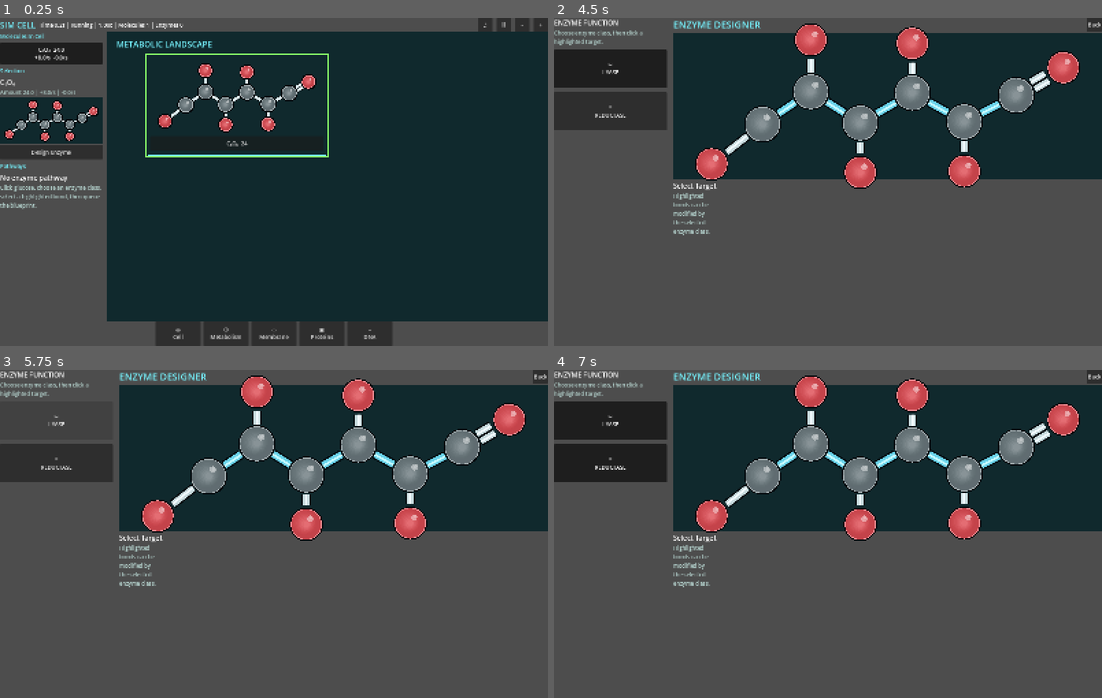
Above: before the commit, frames 1-4 (two rows, left to right).
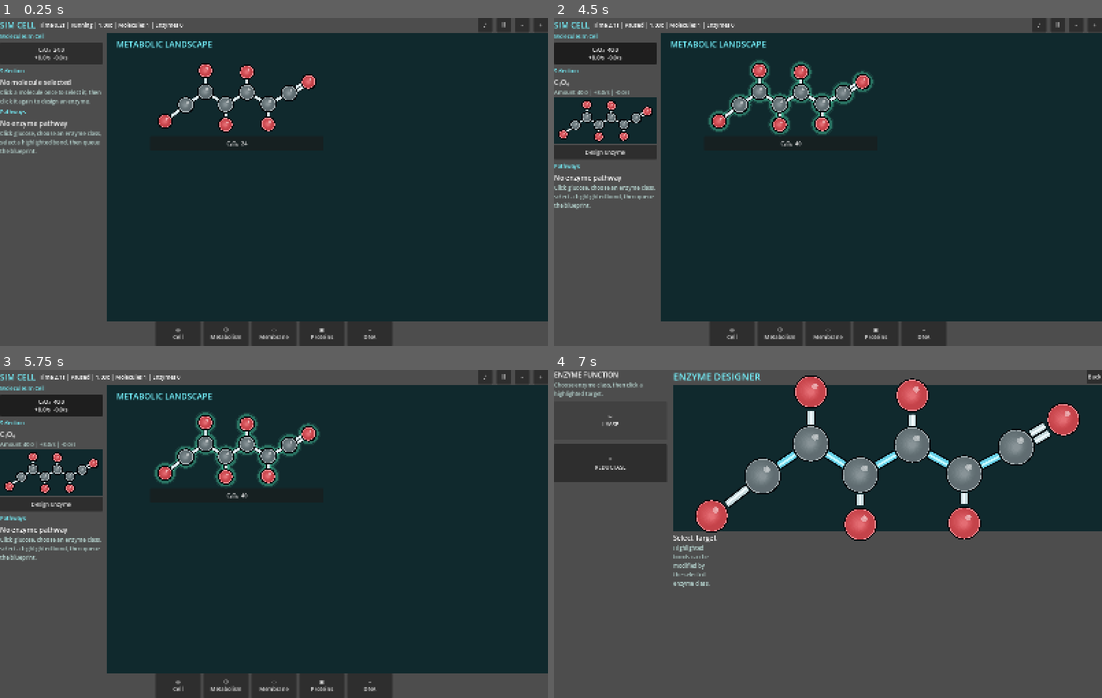
Above: after the commit, the same moments.

Repository: EliasEnglund/SimCell
Game: Godot game, scene res://scenes/main.tscn
The game is run twice, just before and just after one commit, with the same random seed, the same clock (stepped at 60 frames per second) and the same inputs.
Inputs (mouse positions are in pixels of both pictures, inside the frame that each line leads up to):
- Up to frame 1 (0.25 s): no input
- Up to frame 2 (4.5 s): click "♫" (after the commit: "♪") at 0.5 s; click "♪" (after the commit: "♫") at 1.25 s; click "Ⅱ" at 2 s; click "-" at 2.75 s; click "+" at 3.5 s; click "C₆O₆ 40.0 +8.0/s -0.0/s" at 4.25 s
- Up to frame 3 (5.75 s): click (54, 422) at 5 s, where only the run before the commit has a clickable "✂ LYASE"
- Up to frame 4 (7 s): click (608, 461) at 5.75 s, where only the run before the commit has a clickable "= REDUCTASE"; click "✂ LYASE" at 6.5 s

The runs differ from the first frame. In frame 1, 5.2% of the frame differs, in the area x 0-100%, y 2-59%; in frame 2, 56%, in the area x 0-100%, y 0-100%; in frame 3, 55%; in frame 4, 2.4%.

Commit message:
Refine metabolism selection UX

Diff:
--- a/scripts/core/simulation_state.gd
+++ b/scripts/core/simulation_state.gd
@@ -58,7 +58,7 @@
 	molecule_types[glucose_id] = glucose
 	molecule_amounts[glucose_id] = 24.0
 	molecule_rates[glucose_id] = {"production": GLUCOSE_IMPORT_PER_SECOND, "consumption": 0.0}
-	selected_molecule = glucose_id
+	selected_molecule = ""
 	emit_signal("event_logged", "New culture started with glucose import at 8 molecules/s.")
 	emit_signal("changed")
 
@@ -86,6 +86,10 @@
 	if not molecule_types.has(id):
 		return
 	selected_molecule = id
+	emit_signal("changed")
+
+func deselect_molecule() -> void:
+	selected_molecule = ""
 	emit_signal("changed")
 
 func present_molecule_ids() -> Array[String]:
--- a/scripts/ui/main.gd
+++ b/scripts/ui/main.gd
@@ -36,6 +36,10 @@
 	if Input.is_action_just_pressed("pause_toggle"):
 		sim.toggle_pause()
 	sim.tick(delta)
+
+func _unhandled_input(event: InputEvent) -> void:
+	if event is InputEventKey and event.pressed and not event.echo and event.keycode == KEY_ESCAPE:
+		get_tree().quit()
 
 func _build_shell() -> void:
 	root = VBoxContainer.new()
@@ -55,7 +59,7 @@
 	status_label.size_flags_horizontal = Control.SIZE_EXPAND_FILL
 	header.add_child(status_label)
 	music_button = Button.new()
-	music_button.text = "♫"
+	music_button.text = "♪"
 	music_button.custom_minimum_size = Vector2(42, 34)
 	music_button.pressed.connect(_toggle_music)
 	header.add_child(music_button)
@@ -94,9 +98,8 @@
 	stream.loop = true
 	music_player.stream = stream
 	music_player.volume_db = -12.0
-	music_player.autoplay = true
+	music_player.autoplay = false
 	add_child(music_player)
-	music_player.play()
 
 func _toggle_music() -> void:
 	if music_player == null:
@@ -152,11 +155,14 @@
 	map_layer = Control.new()
 	map_layer.size_flags_horizontal = Control.SIZE_EXPAND_FILL
 	map_layer.size_flags_vertical = Control.SIZE_EXPAND_FILL
+	map_layer.clip_contents = true
 	layout.add_child(map_layer)
 	metabolism_workspace = MetabolismWorkspaceScript.new()
 	metabolism_workspace.simulation = sim
 	metabolism_workspace.set_anchors_preset(Control.PRESET_FULL_RECT)
+	metabolism_workspace.clip_contents = true
 	metabolism_workspace.molecule_requested.connect(_handle_molecule_click)
+	metabolism_workspace.empty_requested.connect(_handle_empty_metabolism_click)
 	map_layer.add_child(metabolism_workspace)
 
 func _build_protein_view() -> void:
@@ -217,6 +223,7 @@
 func _refresh_selection_detail() -> void:
 	_clear(detail_panel)
 	if not sim.molecule_types.has(sim.selected_molecule):
+		detail_panel.add_child(_title("No molecule selected", "Click a molecule once to select it, then click it again to design an enzyme."))
 		return
 	var molecule: Dictionary = sim.molecule_types[sim.selected_molecule]
 	var amount := float(sim.molecule_amounts.get(sim.selected_molecule, 0.0))
@@ -332,6 +339,9 @@
 	else:
 		sim.select_molecule(molecule_id)
 
+func _handle_empty_metabolism_click() -> void:
+	sim.deselect_molecule()
+
 func _tool_button(id: String, icon: String, label_text: String) -> Button:
 	var button := Button.new()
 	button.text = "%s\n%s" % [icon, label_text]
--- a/scripts/ui/metabolism_workspace.gd
+++ b/scripts/ui/metabolism_workspace.gd
@@ -2,6 +2,7 @@
 class_name MetabolismWorkspace
 
 signal molecule_requested(molecule_id: String)
+signal empty_requested
 
 const MoleculeCanvasScript := preload("res://scripts/ui/molecule_canvas.gd")
 
@@ -12,6 +13,9 @@
 var _drag_distance := 0.0
 var _fixed_zoom := 0.72
 var _layout_positions := {}
+var _visible_positions := {}
+var _visible_sizes := {}
+var _press_started_in_workspace := false
 
 func _ready() -> void:
 	mouse_default_cursor_shape = Control.CURSOR_DRAG
@@ -22,9 +26,17 @@
 			_dragging = true
 			_drag_distance = 0.0
 			_last_mouse = event.position
+			_press_started_in_workspace = true
 			mouse_default_cursor_shape = Control.CURSOR_MOVE
 		elif not event.pressed:
+			if _press_started_in_workspace and _drag_distance <= 6.0 and get_global_rect().has_point(event.position):
+				var molecule_id := _molecule_at(event.position - global_position)
+				if molecule_id.is_empty():
+					emit_signal("empty_requested")
+				else:
+					emit_signal("molecule_requested", molecule_id)
 			_dragging = false
+			_press_started_in_workspace = false
 			mouse_default_cursor_shape = Control.CURSOR_DRAG
 	elif event is InputEventMouseMotion and _dragging:
 		pan_offset += event.position - _last_mouse
@@ -60,9 +72,18 @@
 		var item: Dictionary = layout[id]
 		positions[id] = item["position"] + pan_offset
 		sizes[id] = item["size"]
+	_visible_positions = positions
+	_visible_sizes = sizes
 	_draw_reaction_arrows(positions, sizes)
 	for id in ids:
 		add_child(_map_molecule_node(id, positions[id], sizes[id]))
+
+func _molecule_at(local_position: Vector2) -> String:
+	for id in _visible_positions.keys():
+		var rect := Rect2(_visible_positions[id], _visible_sizes[id])
+		if rect.has_point(local_position):
+			return id
+	return ""
 
 func _draw_reaction_arrows(positions: Dictionary, sizes: Dictionary) -> void:
 	for reaction in simulation.pathway_arrows():
@@ -174,55 +195,28 @@
 	box.position = pos
 	box.custom_minimum_size = node_size
 	box.size = node_size
-	if simulation.selected_molecule == id:
-		var highlight := SelectionHighlight.new()
-		highlight.position = Vector2(-12, -12)
-		highlight.custom_minimum_size = node_size + Vector2(24, 24)
-		highlight.size = node_size + Vector2(24, 24)
-		highlight.mouse_filter = Control.MOUSE_FILTER_IGNORE
-		box.add_child(highlight)
+	box.mouse_filter = Control.MOUSE_FILTER_IGNORE
 	var canvas = MoleculeCanvasScript.new()
 	canvas.custom_minimum_size = Vector2(node_size.x, maxf(90.0, node_size.y - 48.0))
 	canvas.size = canvas.custom_minimum_size
+	canvas.mouse_filter = Control.MOUSE_FILTER_IGNORE
 	canvas.scale_to_fit = false
 	canvas.fixed_zoom = _fixed_zoom
+	canvas.selection_glow = simulation.selected_molecule == id
 	canvas.set_molecule(simulation.molecule_types[id])
 	if float(simulation.molecule_amounts.get(id, 0.0)) <= 0.001:
 		canvas.modulate = Color(1, 1, 1, 0.48)
-	var pressed_on_molecule := false
-	canvas.gui_input.connect(func(event: InputEvent):
-		if event is InputEventMouseButton and event.button_index == MOUSE_BUTTON_LEFT:
-			if event.pressed:
-				pressed_on_molecule = true
-			elif pressed_on_molecule and _drag_distance <= 6.0:
-				pressed_on_molecule = false
-				emit_signal("molecule_requested", id)
-			elif not event.pressed:
-				pressed_on_molecule = false
-	)
 	box.add_child(canvas)
 	var label := Button.new()
 	label.position = Vector2(0, canvas.custom_minimum_size.y)
 	label.size = Vector2(node_size.x, 42.0)
 	label.custom_minimum_size = label.size
+	label.mouse_filter = Control.MOUSE_FILTER_IGNORE
 	label.text = "%s  %.0f" % [simulation.molecule_types[id].get("formula", ""), float(simulation.molecule_amounts.get(id, 0.0))]
 	if float(simulation.molecule_amounts.get(id, 0.0)) <= 0.001:
 		label.text = "%s  preview" % simulation.molecule_types[id].get("formula", "")
-	label.pressed.connect(func():
-		if _drag_distance <= 6.0:
-			emit_signal("molecule_requested", id)
-	)
 	box.add_child(label)
 	return box
-
-class SelectionHighlight:
-	extends Control
-
-	func _draw() -> void:
-		var rect := Rect2(Vector2.ZERO, size)
-		draw_rect(rect, Color("10292d"), true)
-		draw_rect(rect, Color("8cff6a"), false, 4.0)
-		draw_rect(rect.grow(-5.0), Color("76f4ff"), false, 1.5)
 
 class ArrowLine:
 	extends Control
--- a/scripts/ui/molecule_canvas.gd
+++ b/scripts/ui/molecule_canvas.gd
@@ -9,6 +9,7 @@
 var selected_target := -1
 var scale_to_fit := true
 var fixed_zoom := 1.0
+var selection_glow := false
 
 func set_molecule(value: Dictionary) -> void:
 	molecule = value
@@ -30,8 +31,26 @@
 		return
 	var transform := _graph_transform()
 	var zoom := _graph_zoom(transform)
+	if selection_glow:
+		_draw_selection_glow(transform, zoom)
 	_draw_bonds(transform, zoom)
 	_draw_atoms(transform, zoom)
+
+func _draw_selection_glow(transform: Transform2D, zoom: float) -> void:
+	var atoms: Array = molecule.get("atoms", [])
+	var bonds: Array = molecule.get("bonds", [])
+	var glow := Color(0.35, 1.0, 0.78, 0.28)
+	for bond in bonds:
+		var a: Vector2 = transform * atoms[int(bond.get("a", 0))].get("pos", Vector2.ZERO)
+		var b: Vector2 = transform * atoms[int(bond.get("b", 0))].get("pos", Vector2.ZERO)
+		var dir := (b - a).normalized()
+		draw_line(a + dir * 22.0 * zoom, b - dir * 22.0 * zoom, glow, 28.0 * zoom, true)
+	for atom in atoms:
+		var pos: Vector2 = transform * atom.get("pos", Vector2.ZERO)
+		var element: String = atom.get("element", "C")
+		var radius := (_atom_radius(element) + 12.0) * zoom
+		draw_circle(pos, radius + 10.0 * zoom, Color(0.35, 1.0, 0.78, 0.08))
+		draw_circle(pos, radius + 4.0 * zoom, glow)
 
 func _draw_bonds(transform: Transform2D, zoom: float) -> void:
 	var atoms: Array = molecule.get("atoms", [])
--- a/tests/simulation_smoke_test.gd
+++ b/tests/simulation_smoke_test.gd
@@ -4,9 +4,14 @@
 
 func _init() -> void:
 	var sim = SimulationStateScript.new()
-	var glucose_id: String = sim.selected_molecule
 	assert(sim.present_molecule_ids().size() == 1)
+	assert(sim.selected_molecule == "")
+	var glucose_id: String = sim.present_molecule_ids()[0]
 	assert(sim.molecule_types[glucose_id].get("formula", "") == "C₆O₆")
+	sim.select_molecule(glucose_id)
+	assert(sim.selected_molecule == glucose_id)
+	sim.deselect_molecule()
+	assert(sim.selected_molecule == "")
 	assert(sim.valid_targets("lyase", glucose_id).size() > 0)
 	assert(sim.valid_targets("reductase", glucose_id).size() > 0)
 	var target := int(sim.valid_targets("lyase", glucose_id)[0])
